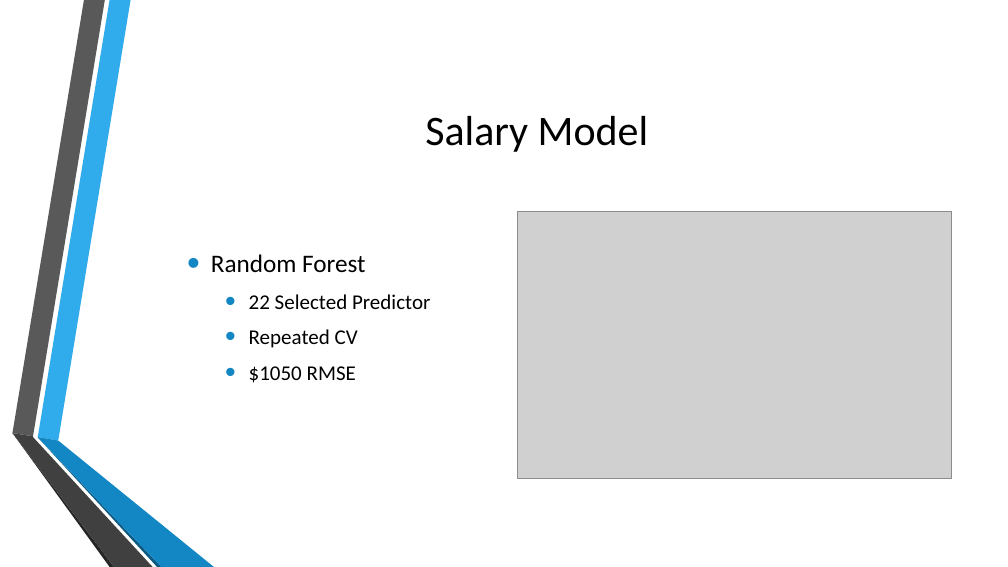
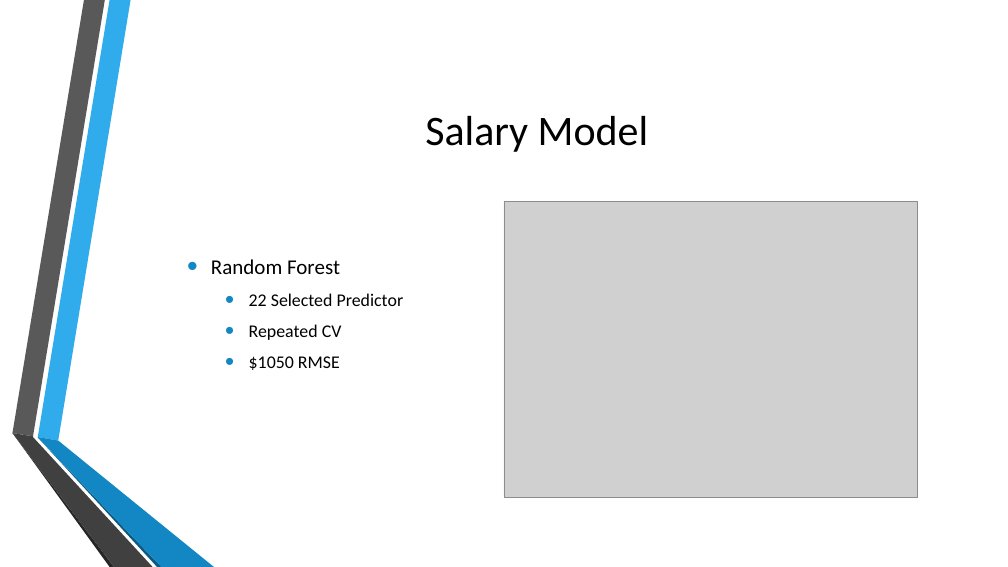
Before and after one commit to jherbaugh/CaseStudy2DDS, a slide deck: slide 13 of DDS Analytics Presentation.pptx (slide 12 before the commit). Drawn at 1008x567 pixels with LibreOffice and Linux fonts; fonts in the diff are those of the drawing; grey boxes stand for pictures. Boxes give left, top, right and bottom in pixels: in the first picture for what was removed or moved away, otherwise in the second. Text is boxed around its words. In the diff, an @@ line names an element or a change of style, - is before the commit and + after.

```diff
--- a/DDS Analytics Presentation.pptx
+++ b/DDS Analytics Presentation.pptx
@@ picture: place and size @@
-picture at (518,212,951,479)
+picture at (504,202,918,498)
@@ text "Random Forest" at (211,259,404,370): size 24 to 20 pt in "Random Forest"; size 20 to 17 pt in "22 Selected Predictor", "Repeated CV", "$1050 RMSE" @@
```
Also in this commit, not shown: 11 other slides changed, 3 slides added, 3 slides removed, 2 other files.
